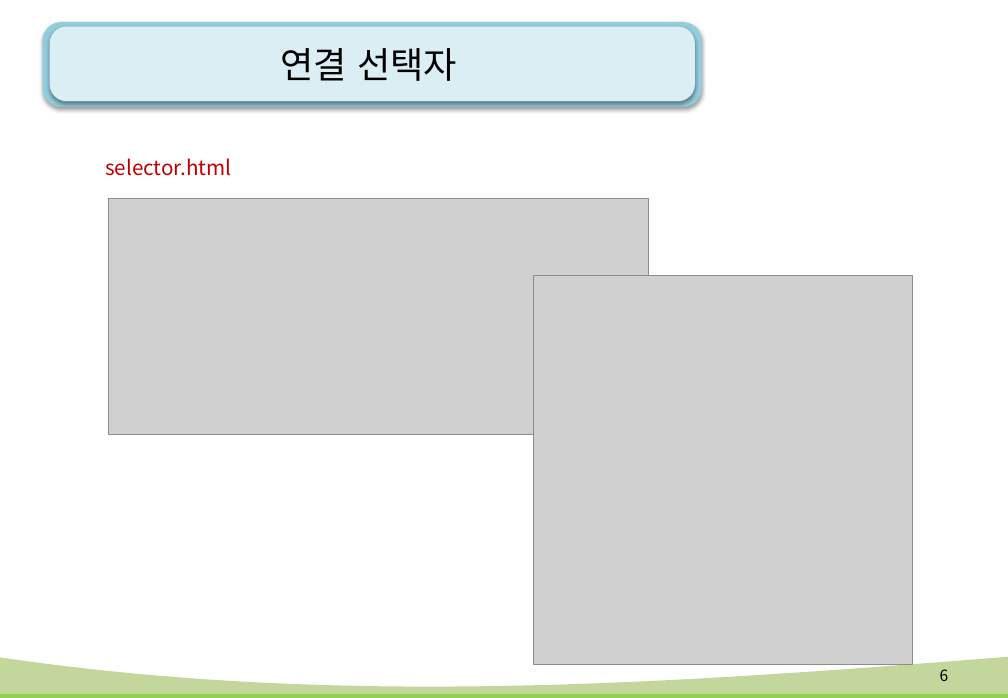
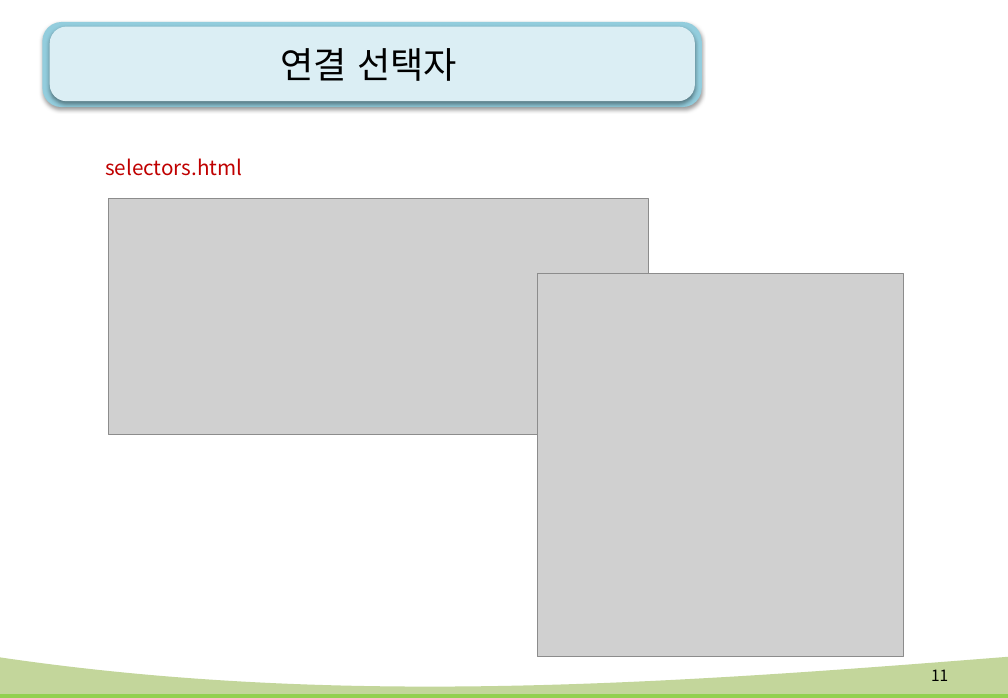
Before and after one commit to kiyongee2/green_project_web, a slide deck: slide 11 of html-css_ppt/9강. css 고급 선택자.pptx (slide 6 before the commit). Drawn at 1008x698 pixels with LibreOffice and Linux fonts; fonts in the diff are those of the drawing; grey boxes stand for pictures; background and template pictures are left out. Boxes give left, top, right and bottom in pixels: in the first picture for what was removed or moved away, otherwise in the second. Text is boxed around its words. In the diff, an @@ line names an element or a change of style, - is before the commit and + after.

Commit message:
selectors

```diff
--- a/html-css_ppt/9강. css 고급 선택자.pptx
+++ b/html-css_ppt/9강. css 고급 선택자.pptx
@@ text at (105,158,242,176): text changed @@
-selector.html
+selectors.html
@@ picture: place and size @@
-picture at (533,276,912,664)
+picture at (537,274,904,657)
@@ page number at (931,669,948,681): text changed @@
-6
+11
```
Also in this commit, not shown: 16 other slides changed, 3 slides removed, 33 other files.
